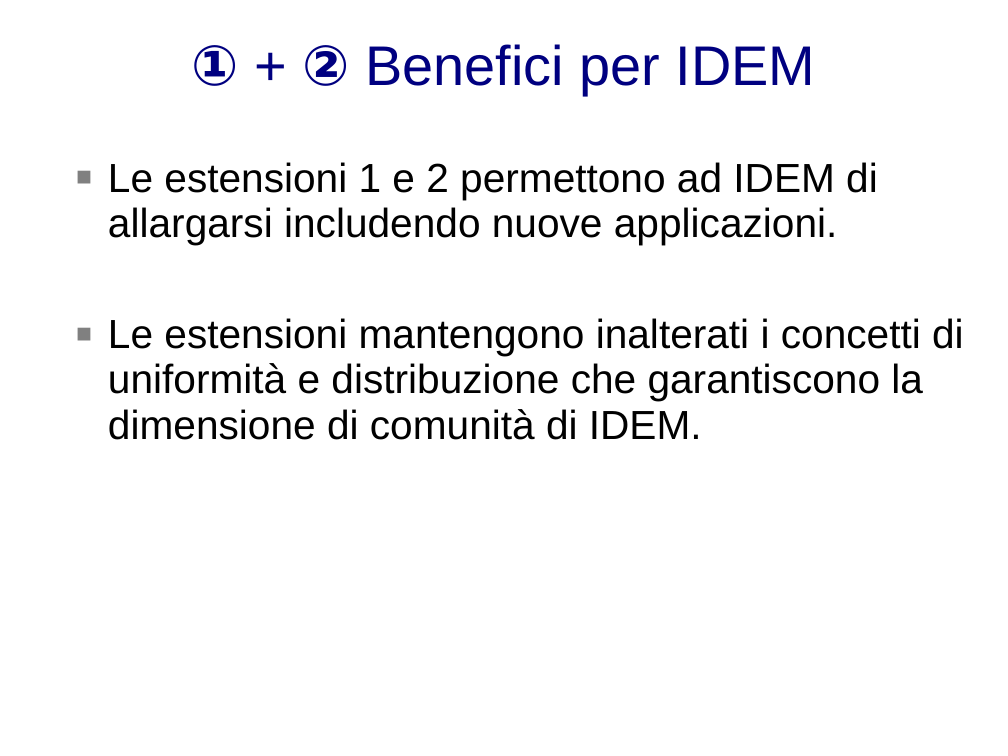
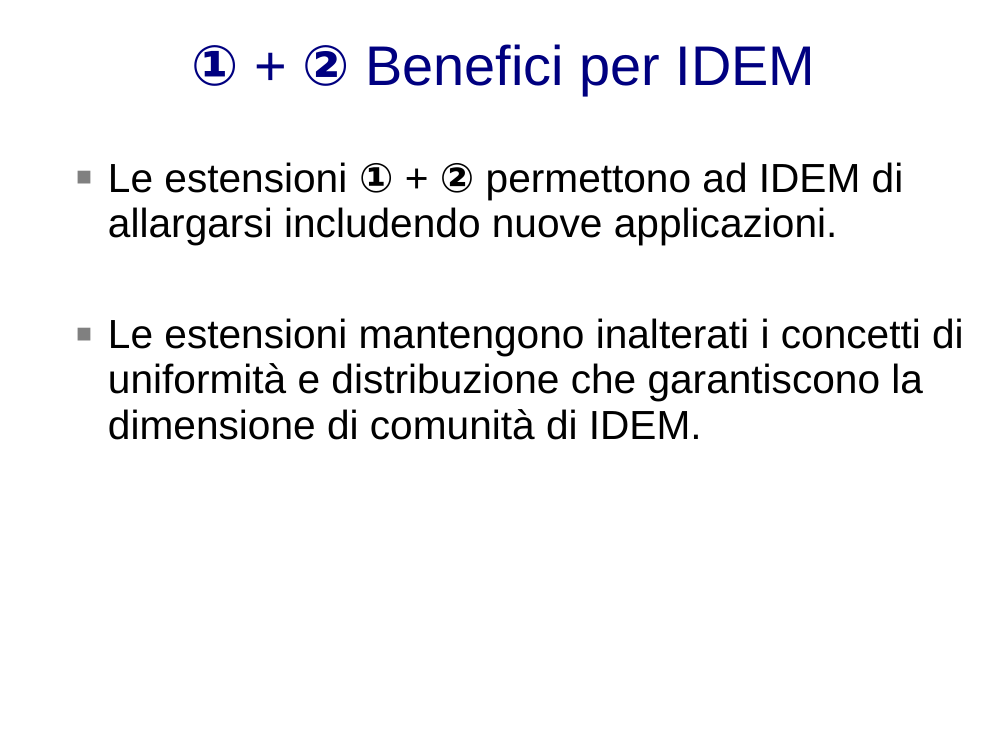
Before and after one commit to biancini/Shibboleth-Authentication, a slide deck: slide 10 of documentation/ShibbolethExtensions.pptx. Drawn at 1008x756 pixels with LibreOffice and Linux fonts; fonts in the diff are those of the drawing; background and template pictures are left out. Boxes give left, top, right and bottom in pixels: in the first picture for what was removed or moved away, otherwise in the second. Text is boxed around its words. In the diff, an @@ line names an element or a change of style, - is before the commit and + after.

```diff
--- a/documentation/ShibbolethExtensions.pptx
+++ b/documentation/ShibbolethExtensions.pptx
@@ text at [108,162,904,245]: text changed @@
-■ Le estensioni 1 e 2 permettono ad IDEM di allargarsi includendo nuove applicazioni.
+■ Le estensioni ① + ② permettono ad IDEM di allargarsi includendo nuove applicazioni.
```
Also in this commit, not shown: 9 other slides changed.
